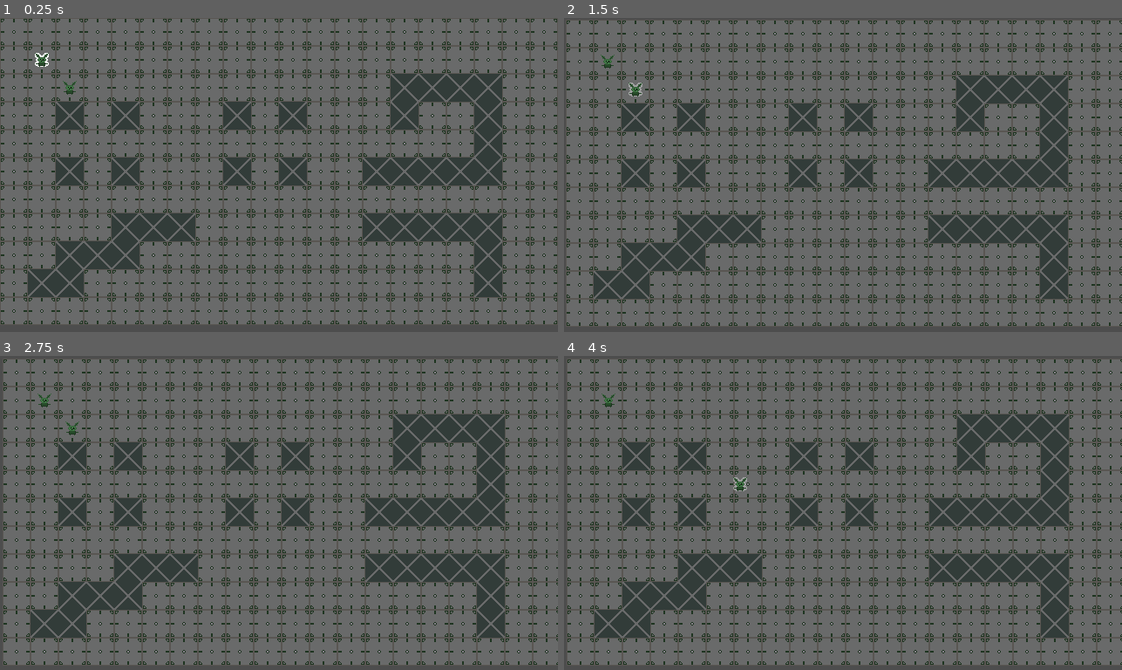
Above: before the commit, frames 1-4 (two rows, left to right).
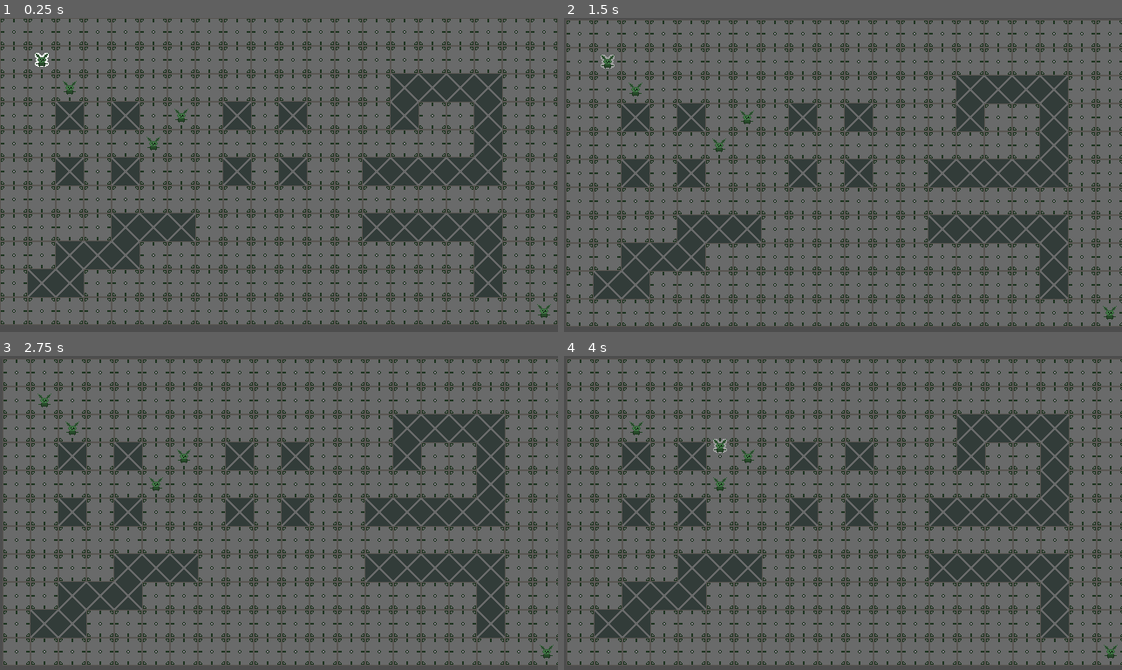
Above: after the commit, the same moments.

Repository: FVT34U/grinding_rooms
Game: Godot game, scene res://world/map_test_01.tscn
The game is run twice, just before and just after one commit, with the same random seed, the same clock (stepped at 60 frames per second) and the same inputs.
Inputs (mouse positions are in pixels of both pictures, inside the frame that each line leads up to):
- Up to frame 1 (0.25 s): no input
- Up to frame 2 (1.5 s): tap Enter at 0.5 s; move the mouse to (608, 58) at 0.52 s; press the mouse at (608, 58) at 0.53 s; tap Space at 1.25 s; move the mouse to (630, 87) at 1.27 s; release the mouse at (630, 87) at 1.28 s; click (630, 87) at 1.35 s
- Up to frame 3 (2.75 s): tap Enter at 2 s; move the mouse to (334, 443) at 2.02 s; hold Right mouse button (right_click) from 2.03 s (still down); click (334, 443) at 2.3 s
- Up to frame 4 (4 s): tap Space at 2.75 s; move the mouse to (815, 575) at 2.77 s; release Right mouse button (right_click) at 2.78 s; tap Tab (tab) at 2.85 s; click (815, 575) at 3.05 s; move the mouse to (1010, 560) at 3.52 s; press the mouse at (1010, 560) at 3.53 s

The runs differ from the first frame. In frame 1, 0.2% of the frame differs, in the area x 26-99%, y 28-96%; in frame 2, 0.2%; in frame 3, 0.2%; in frame 4, 0.4%, in the area x 6-100%, y 11-97%.

Commit message:
turn-based system, moves working

Diff:
--- a/pawns/ai_pawn_manager.gd
+++ b/pawns/ai_pawn_manager.gd
@@ -1,11 +1,24 @@
 class_name AIPawnManager extends PawnManager
 
-
-# Called when the node enters the scene tree for the first time.
-func _ready() -> void:
-	pass # Replace with function body.
+#TODO: do some intelligent moves)
+func do_move():
+	active_pawn.path = nav_manager.get_pawn_path(
+		active_pawn.position,
+		Vector2i(Globals.rng.randi_range(0, 624), Globals.rng.randi_range(0, 336))
+	)
 
 
-# Called every frame. 'delta' is the elapsed time since the previous frame.
-func _process(delta: float) -> void:
-	pass
+##TODO: visualize some pawn information
+func _on_input_on_pawn(
+	viewport: Node,
+	event: InputEvent,
+	shape_idx: int,
+	pawn: Pawn
+):
+	if event is InputEventMouseButton and Input.is_action_just_pressed("left_click"):
+		print(pawn.name)
+
+
+func _update_active_pawn(pawn: Pawn):
+	active_pawn = pawn
+	do_move()
--- a/pawns/pawn.gd
+++ b/pawns/pawn.gd
@@ -23,6 +23,8 @@
 		else: print("Warning: Path must contain at least 2 points")
 	get: return _path
 
+signal pawn_ends_its_turn(pawn: Pawn)
+
 
 func set_active_glowing(value: bool):
 	sprite.material.set_shader_parameter("enabled", value)
@@ -38,6 +40,7 @@
 	if _path.is_empty():
 		is_moving = false
 		position = end_point
+		pawn_ends_its_turn.emit(self)
 		return Vector2.ZERO
 	return position.direction_to(_get_path_next_point())
 
--- a/pawns/pawn_manager.gd
+++ b/pawns/pawn_manager.gd
@@ -13,17 +13,12 @@
 ## RED - basic enemy team
 @export var manager_team_color = TeamColor.RED
 
+@export var nav_manager: NavigationManager = null
+
 @onready var controlled_pawns: Array[Pawn] = []
 var active_pawn: Pawn = null
 
 signal pawn_team_changed(pawn: Pawn)
-signal team_ends_their_turn(team: PawnManager)
-
-
-func change_pawn_team(pawn: Pawn, new_manager: PawnManager) -> bool:
-	pawn.reparent(new_manager)
-	pawn_team_changed.emit(pawn, new_manager)
-	return true
 
 
 func _ready() -> void:
@@ -35,10 +30,42 @@
 		active_pawn = controlled_pawns[0]
 
 
+func change_pawn_team(pawn: Pawn, new_manager: PawnManager) -> bool:
+	pawn.reparent(new_manager)
+	pawn_team_changed.emit(pawn, new_manager)
+	return true
+
+
+func take_turn(pawn: Pawn):
+	if pawn not in controlled_pawns:
+		Logger.log(
+			self,
+			"Pawn '{0}' not in 'controlled_pawns' list!".format({0: pawn}),
+			Logger.LogType.ERROR
+		)
+		return
+
+	_update_active_pawn(pawn)
+
+
+func _update_active_pawn(pawn: Pawn):
+	Logger.log(
+		self,
+		"Method '_on_update_active_pawn' not implemented!",
+		Logger.LogType.ERROR
+	)
+	return
+
+
+##TODO: visualize some pawn information
 func _on_input_on_pawn(
 	viewport: Node,
 	event: InputEvent,
 	shape_idx: int,
 	pawn: Pawn
 ):
-	printerr("Not implemented!")
+	Logger.log(
+		self,
+		"Method '_on_input_on_pawn' not implemented!",
+		Logger.LogType.ERROR
+	)
--- a/pawns/player_pawn_manager.gd
+++ b/pawns/player_pawn_manager.gd
@@ -8,7 +8,6 @@
 var control_type: ControlType = ControlType.CAMERA
 
 @export var camera: CameraManager = null
-@export var nav_manager: NavigationManager = null
 
 
 func _ready() -> void:
@@ -43,15 +42,24 @@
 	control_type = (control_type + 1) % ControlType.size()
 
 
+##TODO: visualize some pawn informations
 func _on_input_on_pawn(
 	viewport: Node,
 	event: InputEvent,
 	shape_idx: int,
 	pawn: Pawn
 ):
-	if control_type != ControlType.CAMERA: return
+	if event is InputEventMouseButton and Input.is_action_just_pressed("left_click"):
+		print(pawn.name)
+	#if control_type != ControlType.CAMERA: return
+	#
+	#if event is InputEventMouseButton and Input.is_action_just_pressed("left_click"):
+		#active_pawn.set_active_glowing(false)
+		#active_pawn = pawn
+		#active_pawn.set_active_glowing(true)
 
-	if event is InputEventMouseButton and Input.is_action_just_pressed("left_click"):
-		active_pawn.set_active_glowing(false)
-		active_pawn = pawn
-		active_pawn.set_active_glowing(true)
+
+func _update_active_pawn(pawn: Pawn):
+	active_pawn.set_active_glowing(false)
+	active_pawn = pawn
+	active_pawn.set_active_glowing(true)
--- a/project.godot
+++ b/project.godot
@@ -20,6 +20,7 @@
 
 Globals="*res://world/globals.gd"
 EnhancedInput="*res://input/enhanced_input.gd"
+Logger="*res://world/logger.gd"
 
 [display]
 
--- a/world/battle_manager.gd
+++ b/world/battle_manager.gd
@@ -21,12 +21,19 @@
 
 func _ready() -> void:
 	if team_managers.size() < 2:
-		printerr("Add at least 2 'PawnManager' to 'team_managers' list!")
+		Logger.log(
+			self,
+			"Add at least 2 'PawnManager' to 'team_managers' list!",
+			Logger.LogType.ERROR
+		)
 		get_tree().quit(1)
 		return
 
 	for manager in team_managers:
 		all_pawns.append_array(manager.controlled_pawns)
+
+	for pawn in all_pawns:
+		pawn.pawn_ends_its_turn.connect(_on_pawn_ends_its_turn)
 
 	# Make a choise depends on speed/reaction stat of pawn
 	current_pawn = all_pawns[0]
@@ -61,10 +68,13 @@
 	var idx = all_pawns.find(pawn)
 
 	if idx == -1:
-		printerr("Pawn '{0}' not in 'all_pawns' list!".format({0: pawn}))
+		Logger.log(
+			self,
+			"Pawn '{0}' not in 'all_pawns' list!".format({0: pawn}),
+			Logger.LogType.ERROR
+		)
 		get_tree().quit(1)
 
 	current_pawn = all_pawns[(idx + 1) % all_pawns.size()]
 
-	#TODO: implement this function
 	current_pawn.team_manager.take_turn(current_pawn)
--- /dev/null
+++ b/world/logger.gd
@@ -0,0 +1,12 @@
+extends Node
+
+enum LogType {DEFAULT, WARNING, ERROR}
+
+func log(who: Object, text: String, type: LogType = LogType.DEFAULT):
+	match type:
+		LogType.DEFAULT:
+			print("[{0}]: {1}".format({0: who, 1: text}))
+		LogType.WARNING:
+			print("WARNING!\n[{0}]: {1}".format({0: who, 1: text}))
+		LogType.ERROR:
+			printerr("[{0}]: {1}".format({0: who, 1: text}))
--- a/world/map_test_01.tscn
+++ b/world/map_test_01.tscn
@@ -23,15 +23,29 @@
 
 [node name="PlayerPawnManager" parent="." node_paths=PackedStringArray("camera", "nav_manager") instance=ExtResource("3_jbbwk")]
 camera = NodePath("../Camera2D")
+manager_team_color = 0
 nav_manager = NodePath("../NavigationManager")
 
 [node name="Pawn" parent="PlayerPawnManager" instance=ExtResource("4_6srki")]
 position = Vector2(48, 48)
+pawn_team = 0
 
 [node name="Pawn2" parent="PlayerPawnManager" instance=ExtResource("4_6srki")]
 position = Vector2(80, 80)
+pawn_team = 0
 
-[node name="AiPawnManager" parent="." instance=ExtResource("4_i7n82")]
+[node name="Pawn3" parent="PlayerPawnManager" instance=ExtResource("4_6srki")]
+position = Vector2(624, 336)
+pawn_team = 0
+
+[node name="AiPawnManager" parent="." node_paths=PackedStringArray("nav_manager") instance=ExtResource("4_i7n82")]
+nav_manager = NodePath("../NavigationManager")
+
+[node name="Enemy1" parent="AiPawnManager" instance=ExtResource("4_6srki")]
+position = Vector2(208, 112)
+
+[node name="Enemy2" parent="AiPawnManager" instance=ExtResource("4_6srki")]
+position = Vector2(176, 144)
 
 [node name="HUD" parent="." instance=ExtResource("4_q6yfc")]
 unique_name_in_owner = true
Not shown, added: world/logger.gd.uid
